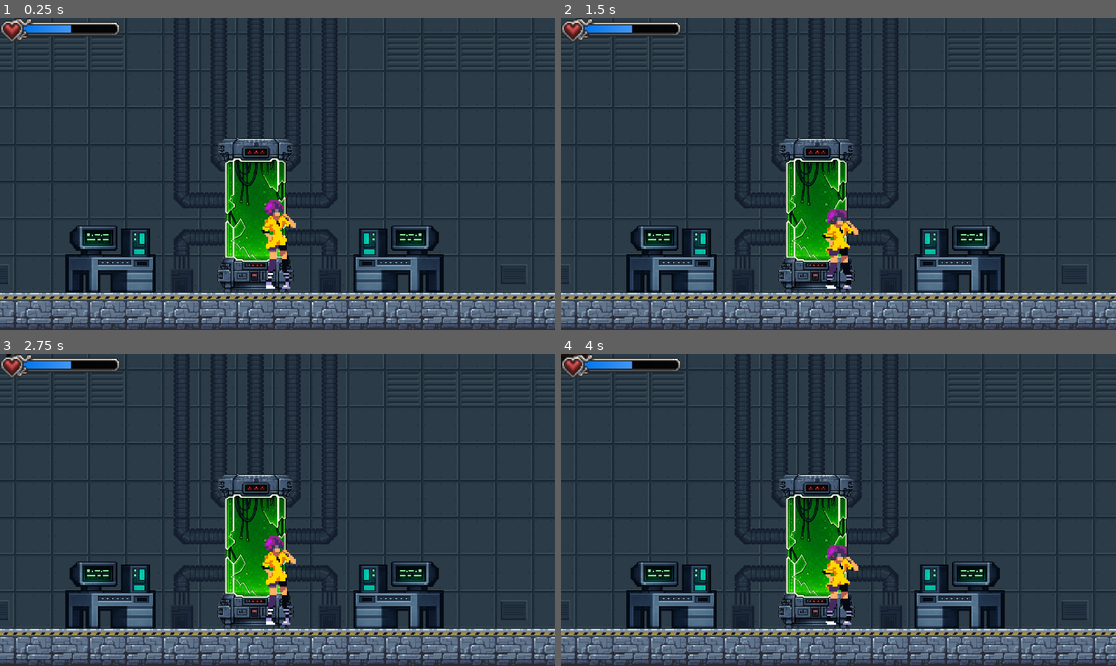
Above: before the commit, frames 1-4 (two rows, left to right).
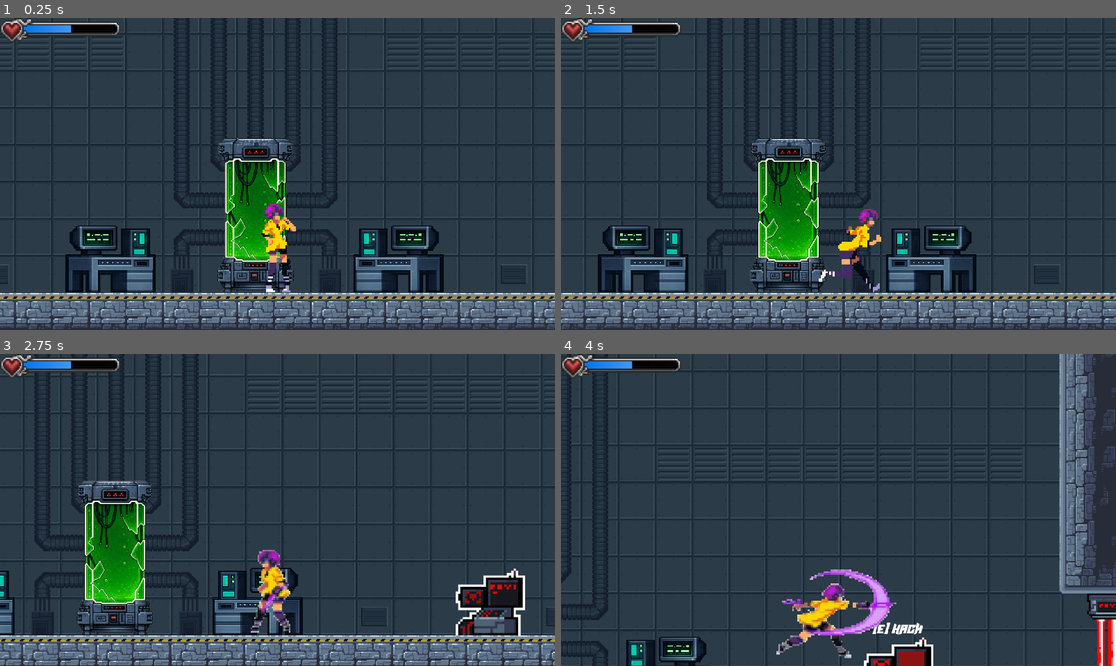
Above: after the commit, the same moments.

Repository: reksm0/cyborg-2D
Game: Godot game, scene res://Scenes/rooms/awakening_lab.tscn
Two runs of this game, one before a commit and one after it. Both use one fixed random seed, a clock stepped at 60 frames per second and the inputs below.
Inputs:
- Up to frame 1 (0.25 s): no input
- Up to frame 2 (1.5 s): hold D (right) from 0.53 s (still down); tap X (attack) at 0.6 s; tap Space (jump) at 0.77 s; tap E (interact) at 1.35 s
- Up to frame 3 (2.75 s): tap Space (jump) at 1.52 s; release D (right) at 2.03 s; hold A (left) from 2.03 s (still down); tap X (attack) at 2.1 s
- Up to frame 4 (4 s): release A (left) at 2.78 s; hold D (right) from 2.78 s (still down); tap E (interact) at 2.85 s; tap Space (jump) at 3.02, 3.77 s; tap X (attack) at 3.6 s

The runs differ from the first frame. In frame 1, 0.7% of the frame differs, in the area x 47-54%, y 58-88%; in frame 2, 22%; in frame 3, 30%; in frame 4, 31%, in the area x 0-100%, y 0-100%.
Error before the commit: Parse Error: Identifier "knockback" not declared in the current scope. (res://player/player_script/player.gd:25)

Commit message:
Update player.gd

Diff:
--- a/player/player_script/player.gd
+++ b/player/player_script/player.gd
@@ -22,8 +22,8 @@
 		velocity.y += gravity * delta
 
 	# Knockback
-	velocity += knockback
-	knockback = knockback.move_toward(Vector2.ZERO, 12000 * delta)
+	#velocity += knockback
+	#knockback = knockback.move_toward(Vector2.ZERO, 12000 * delta)
 
 	# Disable player controls (used for elevators, cutscenes, dialogue, etc.)
 	if !controls_enabled:
